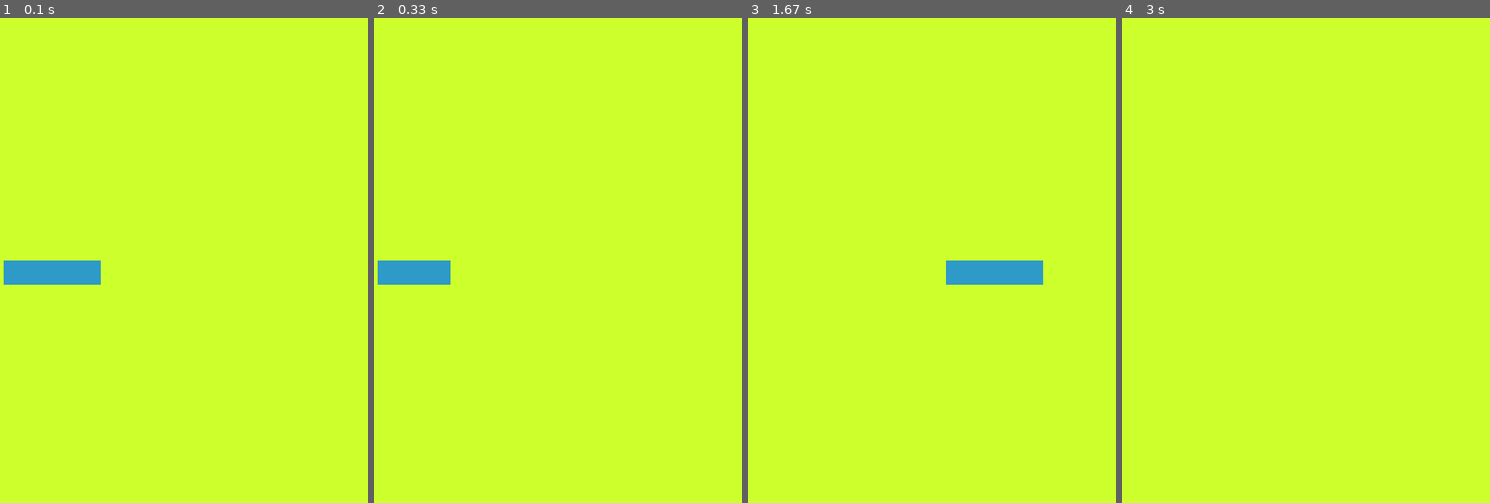
Above: before the commit, frames 1-4 (left to right).
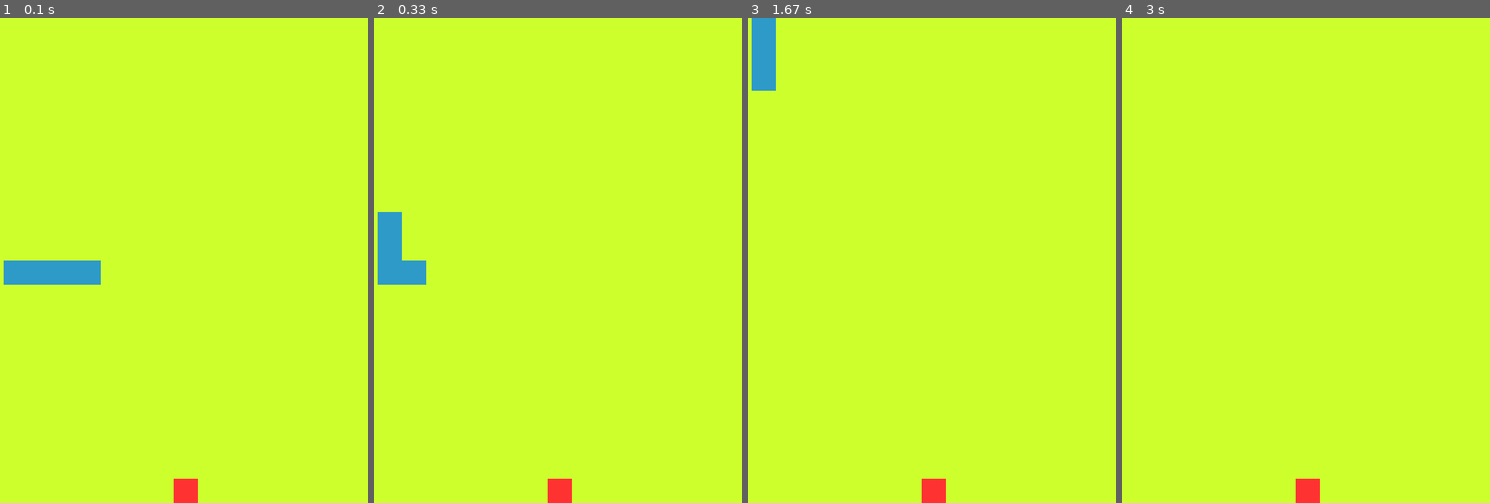
Above: after the commit, the same moments.

Repository: hectorcruzza/Snakepy-Game
Game: pygame game, started from snake.py
The game is run twice, just before and just after one commit, with the same random seed, the same clock (stepped at 60 frames per second) and the same inputs.
Inputs:
- Up to frame 1 (0.1 s): no input
- Up to frame 2 (0.33 s): no input
- Up to frame 3 (1.67 s): no input
- Up to frame 4 (3 s): no input

The runs differ from the first frame. In frame 1, 0.3% of the frame differs, in the area x 47-54%, y 95-100%; in frame 2, 1.3%; in frame 3, 2.6%, in the area x 0-81%, y 0-100%; in frame 4, 0.3%.

Commit message:
Creación del Bocadillo

Diff:
--- a/snake.py
+++ b/snake.py
@@ -4,7 +4,7 @@
 class Snake:
     def __init__(self): #Inicio
         self.body = [Vector2(5,10),Vector2(6,10),Vector2(7,10),Vector2(8,10)] #El cuerpo de la serpiente.
-        self.direction = Vector2(1,0) #Input del jugador.
+        self.direction = Vector2(0,-1) #Input del jugador.
 
     def draw_snake(self): #Dibujar a la serpiente
         for block in self.body:
@@ -21,17 +21,17 @@
         self.body = body_copy[:]
 
 class Fruit:
-    def start(self): #Inicio
+    def __init__(self): #Inicio
         #Crear un cuadro, usando y, x position.
         self.x = random.randint(0,cell_number - 1) #Uso de random para generar una fruta en una coordenada x al azar.
         self.y = random.randint(0,cell_number - 1) #Uso de random para generar una fruta en una coordenada y al azar.
         self.pos = Vector2(self.x,self.y) #Evitar poner pygame.math implementandolo. Se hace uso de vectores para la posición. Tablero dividido en cuadros.
 
-    # def draw_fruit(self):
-    #     #Creando un rectangulo
-    #     fruit_rect = pygame.Rect(int(self.pos.x * cell_size),int(self.pos.y * cell_size),cell_size,cell_size)
-    #     #Dibujar el rectangulo
-    #     pygame.draw.rect(screen,(255,50,50),fruit_rect)
+    def draw_fruit(self):
+        # Creando un rectangulo
+        fruit_rect = pygame.Rect(int(self.pos.x * cell_size),int(self.pos.y * cell_size),cell_size,cell_size)
+        # Dibujar el rectangulo
+        pygame.draw.rect(screen,(255,50,50),fruit_rect)
 
 pygame.init() #Inicio del juego
 cell_size = 40 #Tamaño de las celdas
@@ -39,7 +39,7 @@
 screen = pygame.display.set_mode((cell_number * cell_size, cell_number * cell_size)) #Display surface, la ventana ejecutable.
 clock = pygame.time.Clock() #Para controlar tiempos en el ciclo.
 
-# fruit = Fruit()
+fruit = Fruit()
 snake = Snake()
 
 SCREEN_UPDATE = pygame.USEREVENT #Eventos en mayusculas. Un evento que podemos rastrear.
@@ -53,9 +53,8 @@
             sys.exit() #Implementado al principio con el import
         if event.type == SCREEN_UPDATE: #Mover a la serpiente.
             snake.move_snake()
-
     screen.fill((205, 255, 45)) #Fondo
-    # fruit.draw_fruit()
+    fruit.draw_fruit()
     snake.draw_snake()
     pygame.display.update()
     clock.tick(60) #Fotogramas por segundo.
